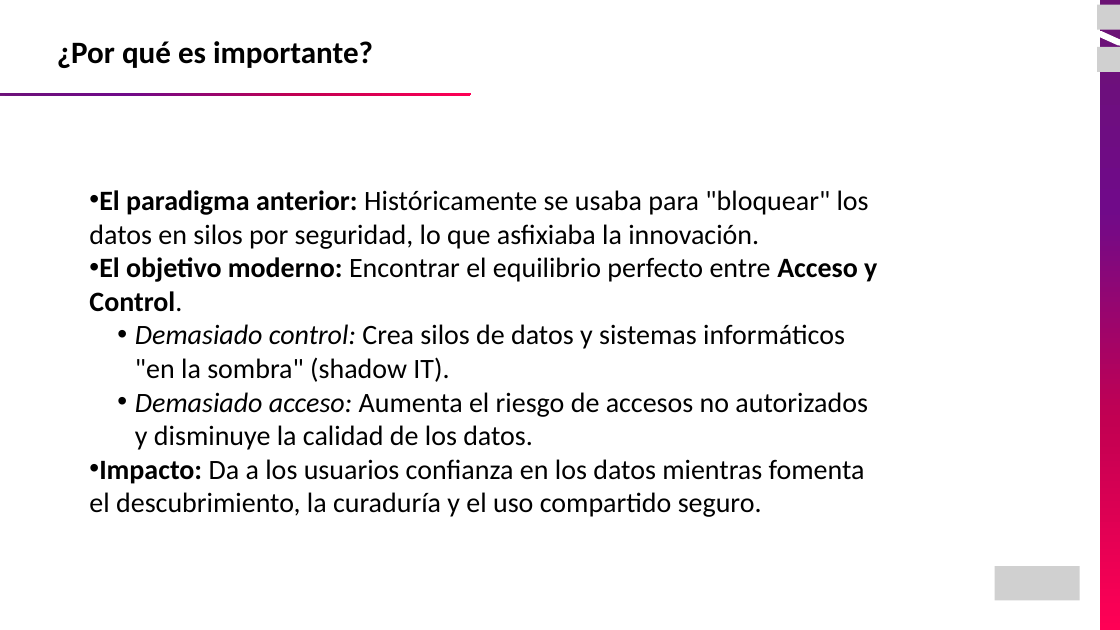
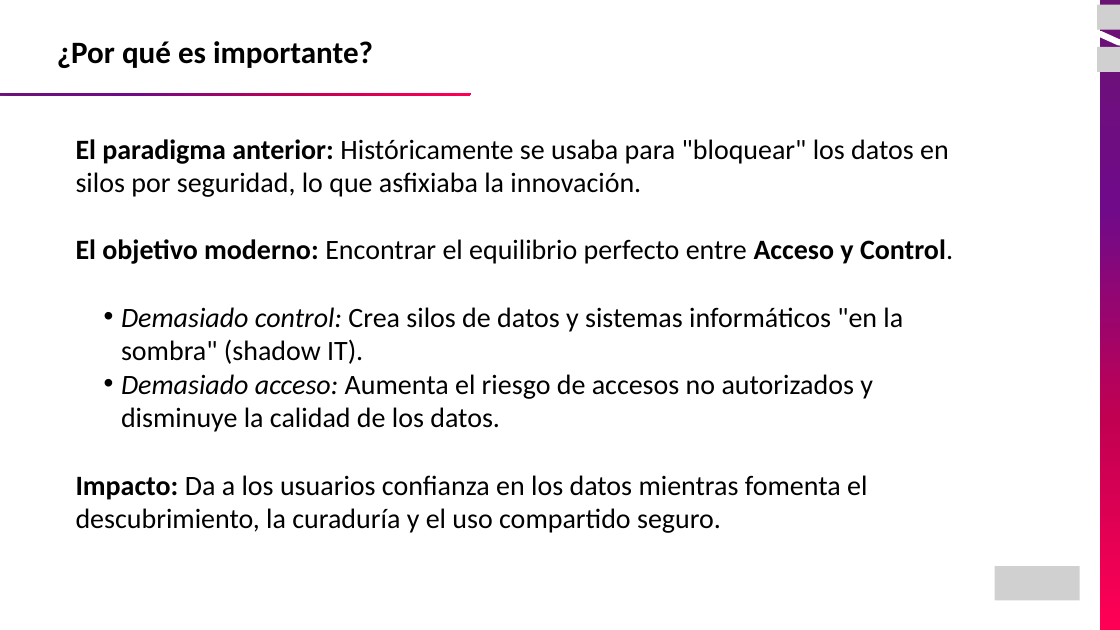
Before and after one commit to JEstebanMejiaV/curso-ingenieria-de-datos, a slide deck: slide 6 of modulo-06_Gobierno y Calidad de Datos/01_Introduccion Gobierno de Datos.pptx. Drawn at 1120x630 pixels with LibreOffice and Linux fonts; fonts in the diff are those of the drawing; grey boxes stand for pictures. Boxes give left, top, right and bottom in pixels: in the first picture for what was removed or moved away, otherwise in the second. Text is boxed around its words. In the diff, an @@ line names an element or a change of style, - is before the commit and + after.

```diff
--- a/modulo-06_Gobierno y Calidad de Datos/01_Introduccion Gobierno de Datos.pptx
+++ b/modulo-06_Gobierno y Calidad de Datos/01_Introduccion Gobierno de Datos.pptx
@@ text "El paradigma anterior: Históricamente se ...": place and size @@
-text "El paradigma anterior: Históricamente se ..." at (89,190,877,517)
+text "El paradigma anterior: Históricamente se ..." at (76,139,953,533)
@@ text at (76,139,953,533): bullet • to none @@
```
Also in this commit, not shown: 16 other slides changed, 2 slides added, 5 slides removed, 3 other files.
